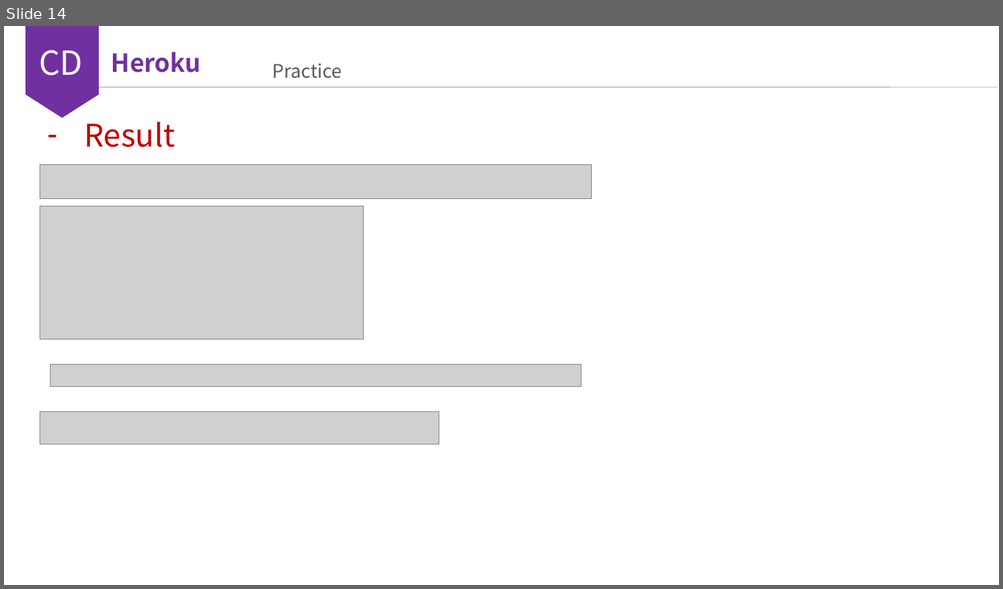
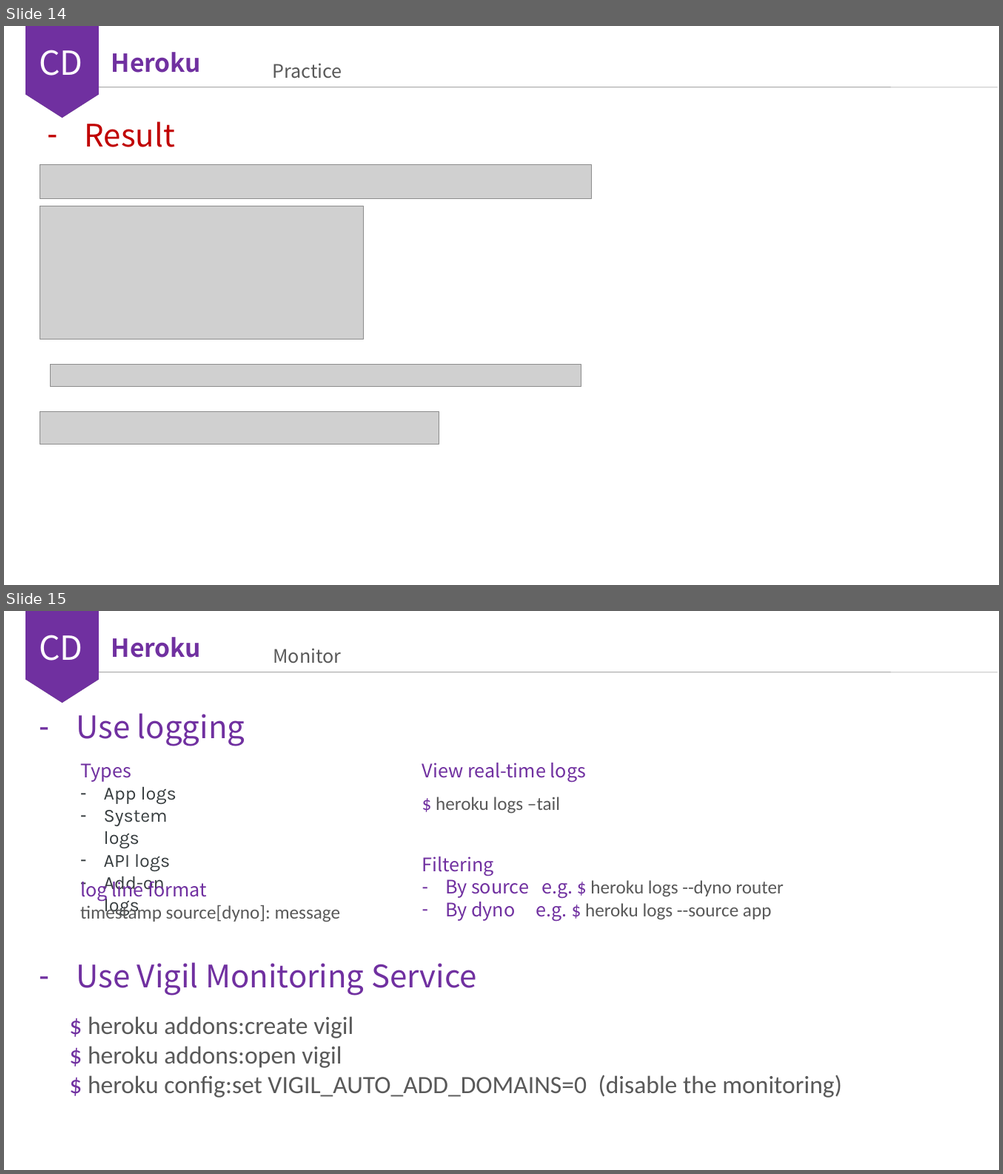
Before and after one commit to myuaggie/CICD, a slide deck: cicd.pptx. Shown one above the other, each under a label of ours: slide 14 before the commit, slides 14 and 15 after it. The pictures are 1003x589 and 1003x1174 pixels, drawn with LibreOffice and Linux fonts; fonts in the diff are those of the drawing; grey boxes stand for pictures. Boxes give left, top, right and bottom in pixels: in the first picture for what was removed or moved away, otherwise in the second. Text is boxed around its words. In the diff, an @@ line names an element or a change of style, - is before the commit and + after.

Commit message:
ppt

```diff
--- a/cicd.pptx
+++ b/cicd.pptx
@@ slide 15 added at [4,611,999,1170], background #FFFFFF @@
@@ pentagon arrow added at [25,611,99,703], fill #7F7F7F @@
@@ pentagon arrow added at [25,611,99,703], fill #7030A0 @@
@@ text added at [31,627,94,658], 18 pt, text #FFFFFF, bold @@
+Chart
@@ text added at [39,635,82,661], 32 pt, text #FFFFFF @@
+CD
@@ text added at [111,637,201,658], 24 pt, text #7030A0, bold @@
+Heroku
@@ text added at [273,648,341,664], 18 pt, text #595959 @@
+Monitor
@@ line added from (97, 672) to (997, 672), #7F7F7F 0.5 pt @@
@@ text added at [77,713,245,746], 30 pt, text #7030A0 @@
+– Use logging
@@ text added at [80,763,176,917], 18 pt, text #383E40 @@
+Types
+– App logs
+– System logs
+– API logs
+– Add-on logs
@@ text added at [422,763,586,782], 18 pt, text #7030A0 @@
+View real-time logs
@@ text added at [435,797,560,814], 18 pt, text #595959 @@
+$ heroku logs –tail
@@ text added at [422,857,783,921], 18 pt, text #595959 @@
+Filtering
+– By source e.g. $ heroku logs --dyno router
+– By dyno e.g. $ heroku logs --source app
@@ text added at [80,877,341,923], 18 pt, text #595959 @@
+log line format
+timestamp source[dyno]: message
@@ text added at [77,963,477,996], 30 pt, text #7030A0 @@
+– Use Vigil Monitoring Service
@@ text added at [88,1017,842,1098], 24 pt, text #595959 @@
+$ heroku addons:create vigil
+$ heroku addons:open vigil
+$ heroku config:set VIGIL_AUTO_ADD_DOMAINS=0 (disable the monitoring)
```
Also in this commit, not shown: 1 other slide added.
